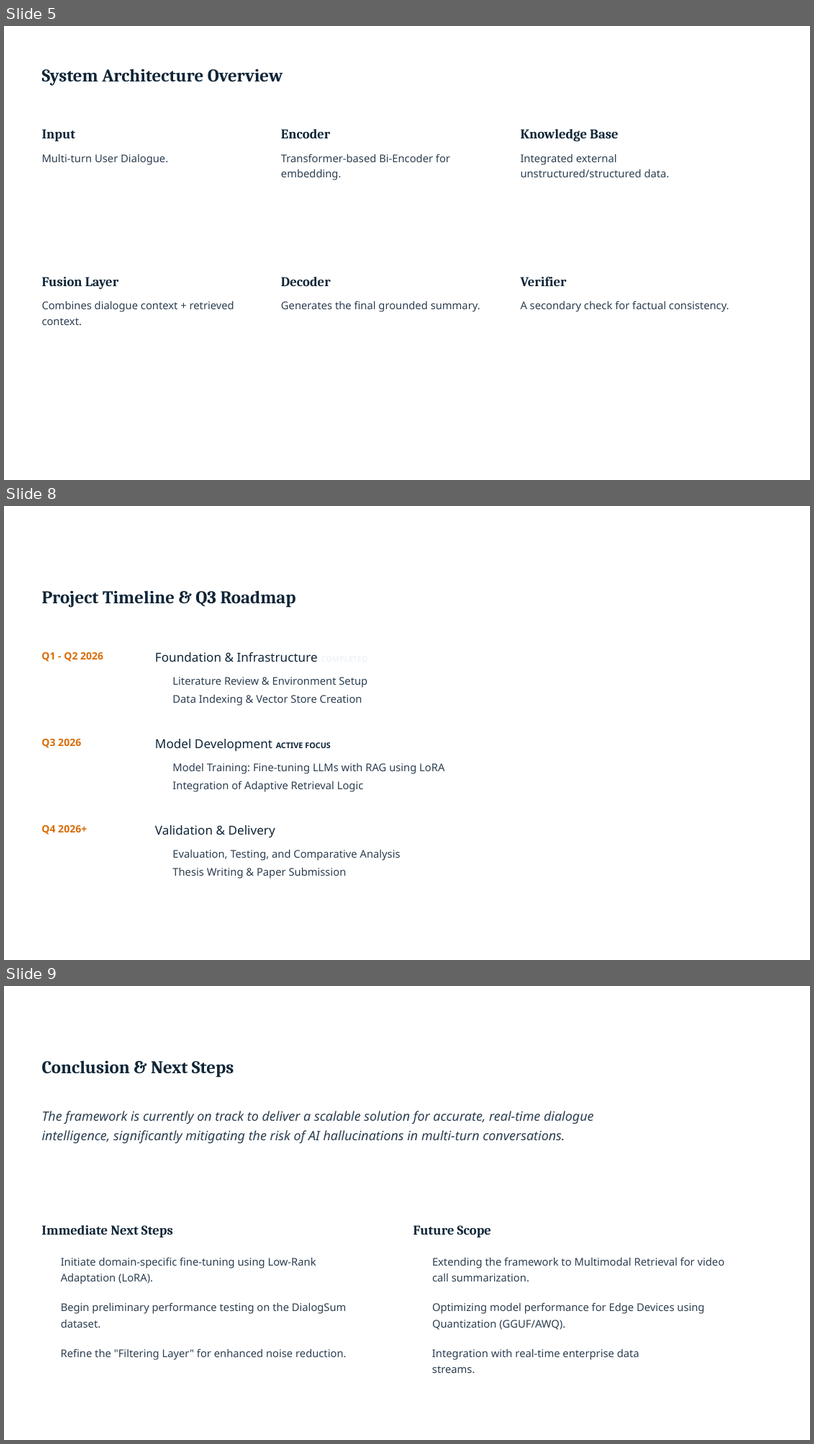
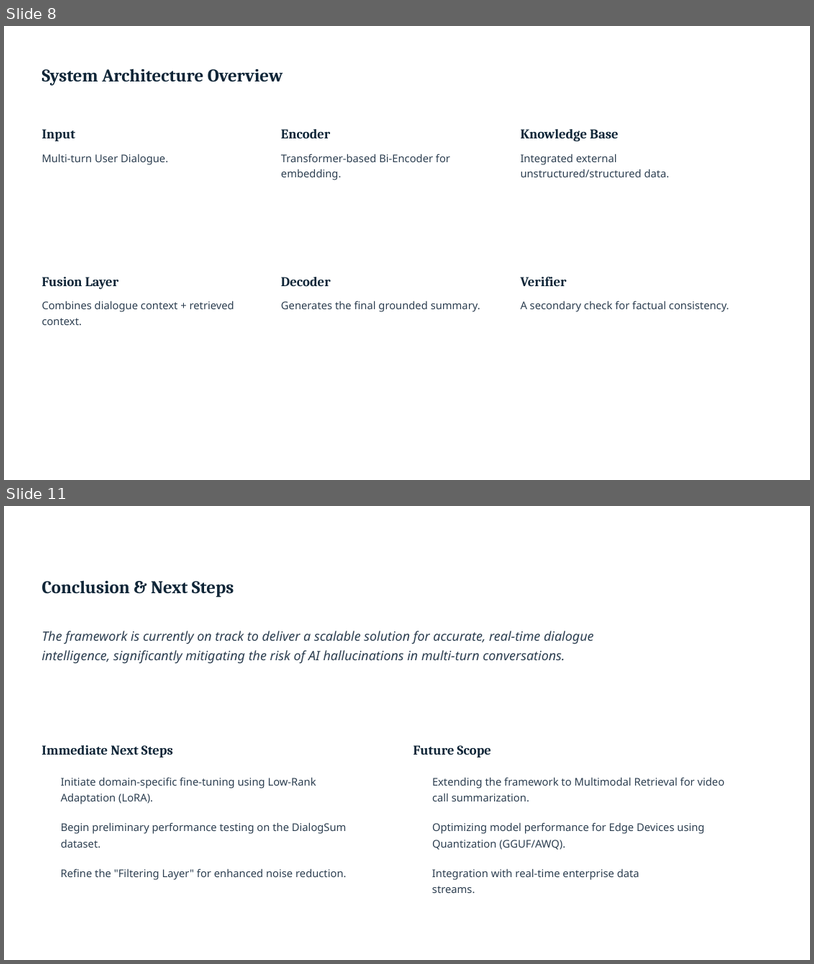
Before and after one commit to sOuL2000s/single-ppt-hosting-website, a slide deck: Q2_Project_Status_Update_Advanced_AI_Dialogue_Summarization_Framework.pptx. Shown one above the other, each under a label of ours: slides 5, 8 and 9 before the commit, slides 8 and 11 after it; the slides between them are not shown. The pictures are 814x1444 and 814x964 pixels, drawn with LibreOffice and Linux fonts; fonts in the diff are those of the drawing; background and template pictures are left out. Boxes give left, top, right and bottom in pixels: in the first picture for what was removed or moved away, otherwise in the second. Text is boxed around its words. In the diff, an @@ line names an element or a change of style, - is before the commit and + after.

```diff
--- a/Q2_Project_Status_Update_Advanced_AI_Dialogue_Summarization_Framework.pptx
+++ b/Q2_Project_Status_Update_Advanced_AI_Dialogue_Summarization_Framework.pptx
@@ slide 8 removed at bbox=[4, 506, 810, 960], background picture (left out) @@
@@ text removed at bbox=[42, 590, 296, 607] @@
-Project Timeline & Q3 Roadmap
@@ text removed at bbox=[41, 652, 103, 662] @@
-Q1 - Q2 2026
@@ text removed at bbox=[155, 652, 318, 662] @@
-Foundation & Infrastructure COMPLETED
@@ text removed at bbox=[172, 677, 368, 687] @@
-Literature Review & Environment Setup
@@ text removed at bbox=[172, 694, 363, 705] @@
-Data Indexing & Vector Store Creation
@@ text removed at bbox=[41, 739, 81, 748] @@
-Q3 2026
@@ text removed at bbox=[155, 739, 331, 751] @@
-Model Development ACTIVE FOCUS
@@ text removed at bbox=[172, 763, 445, 774] @@
-Model Training: Fine-tuning LLMs with RAG using LoRA
@@ text removed at bbox=[172, 780, 364, 792] @@
-Integration of Adaptive Retrieval Logic
@@ text removed at bbox=[41, 825, 87, 834] @@
-Q4 2026+
@@ text removed at bbox=[155, 825, 275, 837] @@
-Validation & Delivery
@@ text removed at bbox=[172, 849, 401, 860] @@
-Evaluation, Testing, and Comparative Analysis
@@ text removed at bbox=[172, 867, 347, 878] @@
-Thesis Writing & Paper Submission
@@ what was slide 5 is now slide 8 @@
@@ what was slide 9 is now slide 11 @@
```
Also in this commit, not shown: 3 slides changed, 7 slides added, 3 other slides removed.
